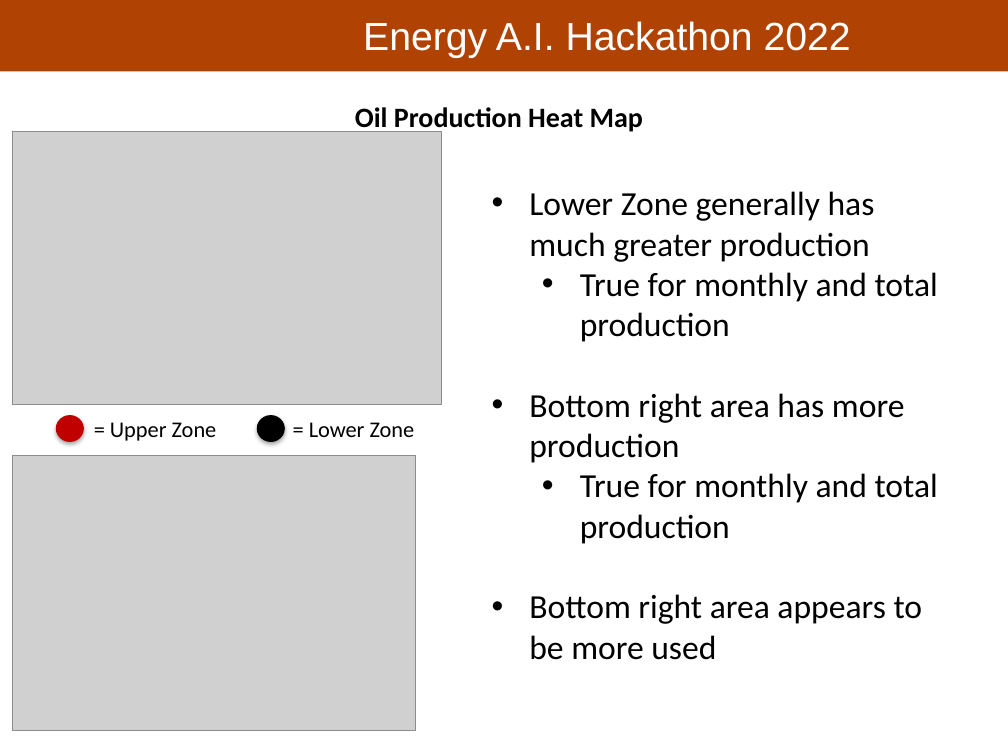
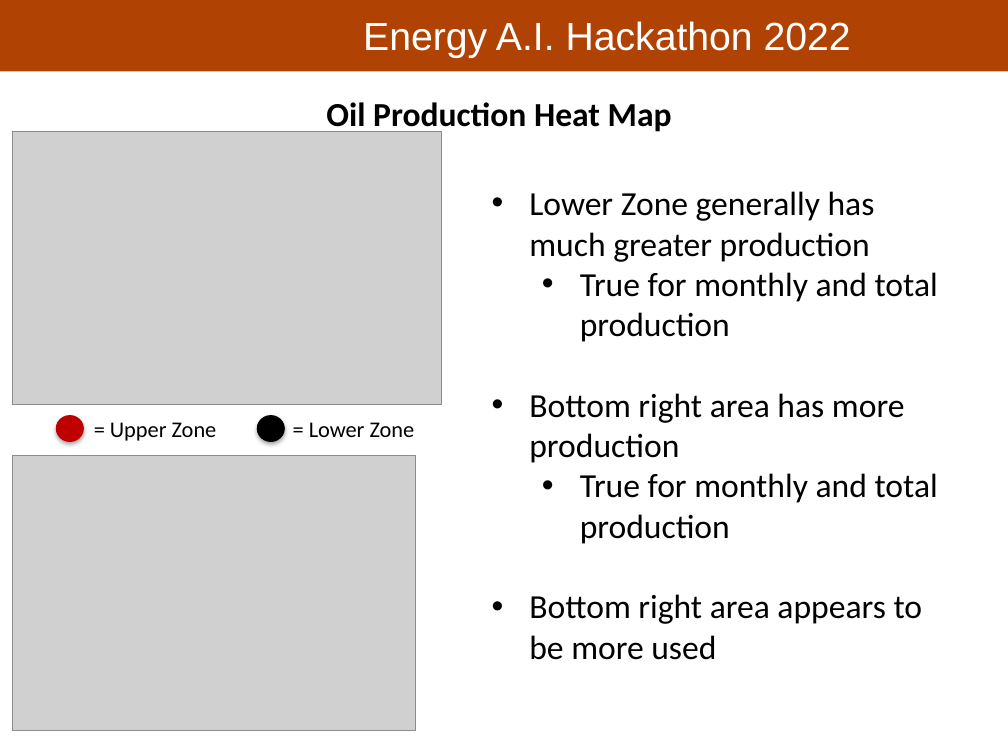
Before and after one commit to PGEHackathon/Longhorn_Energy_Club, a slide deck: slide 7 of Longhorn_Energy_Club_Presentation.pptx (slide 5 before the commit). Drawn at 1008x756 pixels with LibreOffice and Linux fonts; fonts in the diff are those of the drawing; grey boxes stand for pictures; background and template pictures are left out. Boxes give left, top, right and bottom in pixels: in the first picture for what was removed or moved away, otherwise in the second. Text is boxed around its words. In the diff, an @@ line names an element or a change of style, - is before the commit and + after.

```diff
--- a/Longhorn_Energy_Club_Presentation.pptx
+++ b/Longhorn_Energy_Club_Presentation.pptx
@@ text "Oil Production Heat Map": place and size @@
-text "Oil Production Heat Map" at bbox=[355, 107, 643, 134]
+text "Oil Production Heat Map" at bbox=[326, 102, 672, 134]
@@ text "Oil Production Heat Map" at bbox=[326, 102, 672, 134]: size 20 to 24 pt @@
```
Also in this commit, not shown: 3 slides added, 1 slide removed, 3 other files.
